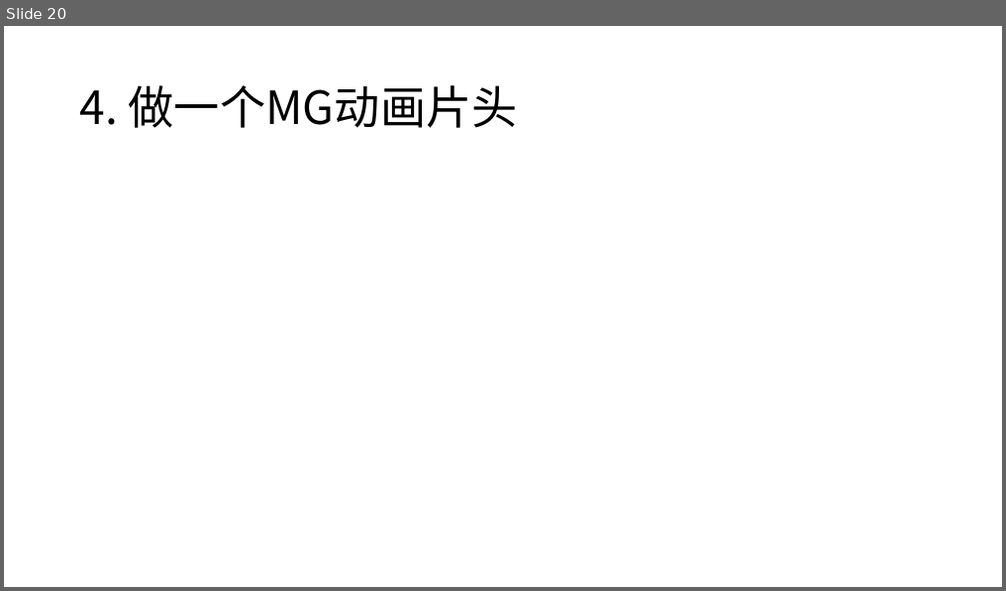
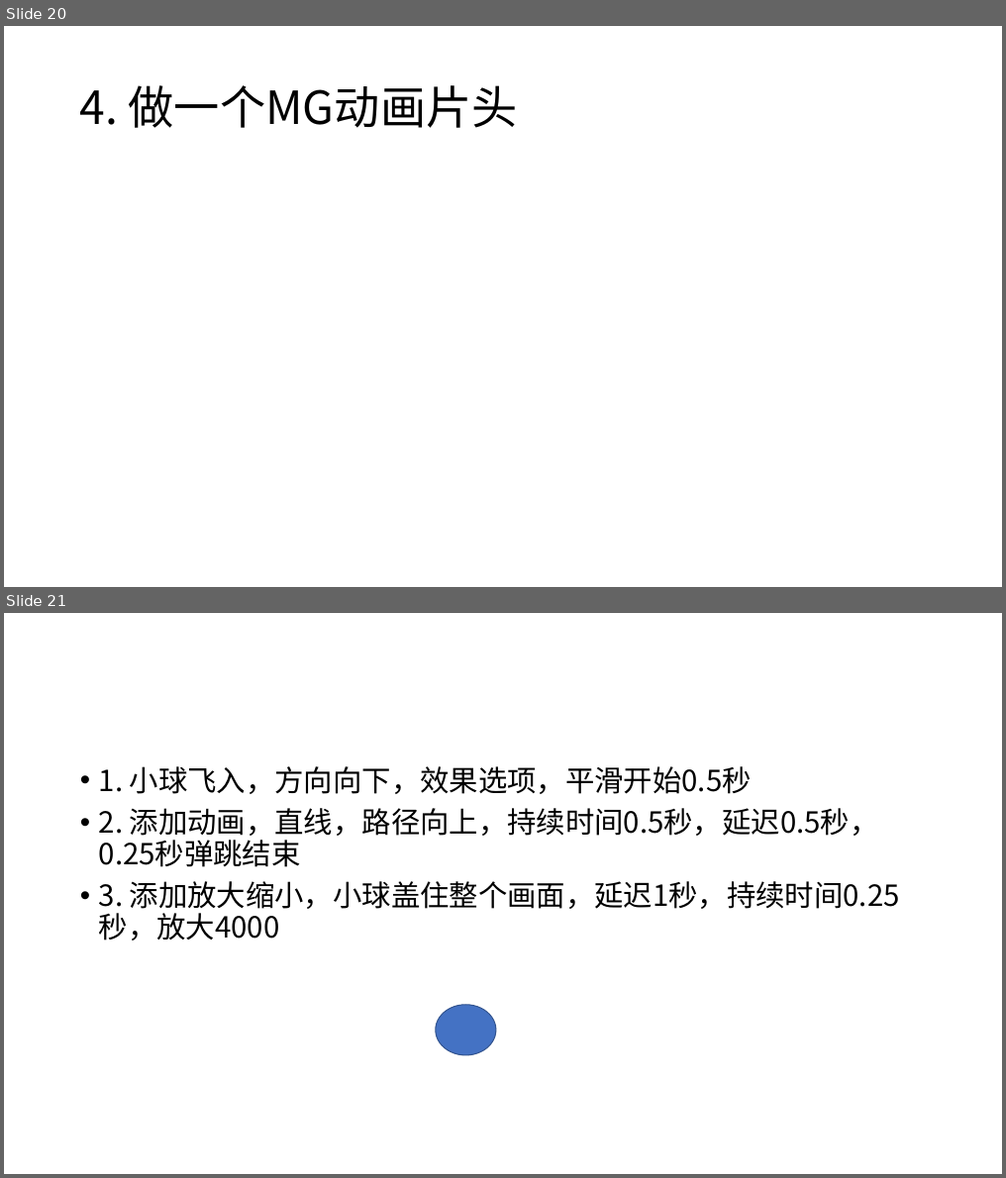
Before and after one commit to Canhui/PPT_Animation_Samples, a slide deck: PPT-Animation-Samples (Part 2).pptx. Shown one above the other, each under a label of ours: slide 20 before the commit, slides 20 and 21 after it. The pictures are 1006x591 and 1006x1178 pixels, drawn with LibreOffice and Linux fonts; fonts in the diff are those of the drawing. Boxes give left, top, right and bottom in pixels: in the first picture for what was removed or moved away, otherwise in the second. Text is boxed around its words. In the diff, an @@ line names an element or a change of style, - is before the commit and + after.

```diff
--- a/PPT-Animation-Samples (Part 2).pptx
+++ b/PPT-Animation-Samples (Part 2).pptx
@@ slide 21 added at [4, 613, 1002, 1174], background #FFFFFF @@
@@ text added at [99, 766, 900, 941], 28 pt, text #000000 @@
+• 1. 小球飞入，方向向下，效果选项，平滑开始0.5秒
+• 2. 添加动画，直线，路径向上，持续时间0.5秒，延迟0.5秒，0.25秒弹跳结束
+• 3. 添加放大缩小，小球盖住整个画面，延迟1秒，持续时间0.25秒，放大4000
@@ ellipse added at [436, 1005, 496, 1057], fill #4472C4, outline #325491 1 pt @@
```
Also in this commit, not shown: 3 other slides added, 1 slide removed.
